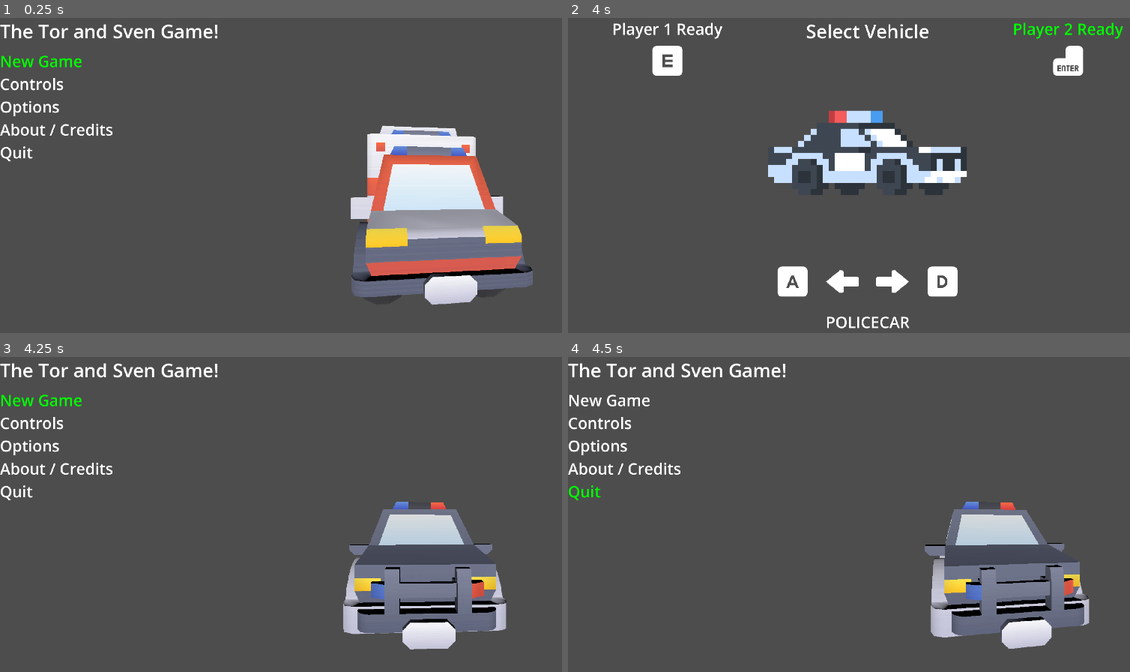
Above: before the commit, frames 1-4 (two rows, left to right).
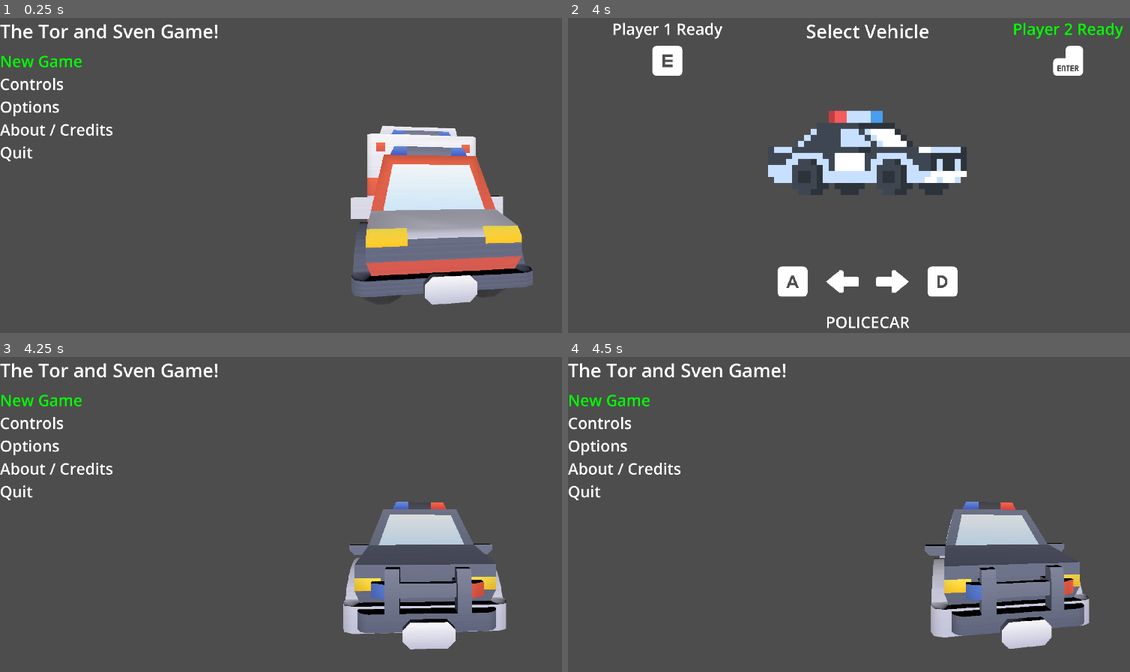
Above: after the commit, the same moments.

Repository: firefly2442/godot-tor-sven-game
Game: Godot game, scene res://scenes/Main.tscn
The game is run twice, just before and just after one commit, with the same random seed, the same clock (stepped at 60 frames per second) and the same inputs. The engine's default icon, where the game draws it, is replaced by a stand-in: a white triangle on a blue panel in a dark square.
Inputs:
- Up to frame 1 (0.25 s): no input
- Up to frame 2 (4 s): tap Enter (action_p2) at 0.5, 0.8, 1.35, 2, 3.5 s; hold D (right_p1) 0.53-1.28 s; hold E (action_p1) 0.53-1.28 s; tap Space at 1.25, 2.75 s; hold S (down_p1) 1.28-2.03 s; tap Down (down_p2) at 1.55 s; hold D (right_p1) 2.03-2.78 s; hold Down (down_p2) 2.03-2.78 s; tap Left (left_p2) at 2.3, 2.85 s; hold W (up_p1) 2.78-3.53 s; tap Right (right_p2) at 3.05, 3.6 s; hold A (left_p1) from 3.53 s (still down); hold Up (up_p2) from 3.53 s (still down)
- Up to frame 3 (4.25 s): keep holding A (left_p1); keep holding Up (up_p2); tap Escape (escape_p1) at 4.15 s
- Up to frame 4 (4.5 s): keep holding A (left_p1); release Up (up_p2) at 4.28 s; tap Up (up_p2) at 4.35 s

Frames 1-3 are identical in both runs. In frame 4, 0.4% of the frame differs, in the area x 0-15%, y 11-46%.

Commit message:
fix: adjust controller joypad controls and test

Diff:
--- a/scenes/MainMenu.tscn
+++ b/scenes/MainMenu.tscn
@@ -61,7 +61,7 @@
 
 [node name="SubViewport" type="SubViewport" parent="MarginContainer/HBoxContainer/SubViewportContainer"]
 handle_input_locally = false
-size = Vector2i(1156, 1080)
+size = Vector2i(2, 2)
 render_target_update_mode = 4
 
 [node name="RotateModel" type="Node3D" parent="MarginContainer/HBoxContainer/SubViewportContainer/SubViewport"]
--- a/scripts/Garage.gd
+++ b/scripts/Garage.gd
@@ -12,7 +12,12 @@
 var player1_ready: bool = false
 var player2_ready: bool = false
 
+var move_cooldown: float = 0.3  # seconds between menu moves
+var time_until_next: float = 0.0
+
 func _ready() -> void:
+	self.time_until_next = 0.5
+
 	if (Utility.player1_selected == "Driver" and Utility.player1_controls == "Controller") or \
 	(Utility.player2_selected == "Driver" and Utility.player2_controls == "Controller"):
 		%LeftTextureRect.texture = load("uid://bejopfhmvqjma")
@@ -29,15 +34,6 @@
 		%Player2ReadyIconTextureRect.texture = load("uid://dt0o42ouafxkq")
 
 func _unhandled_input(_event: InputEvent) -> void:
-	if (Utility.player1_selected == "Driver" and Input.is_action_just_pressed("right_p1") and selected_vehicle_index != available_vehicles.size()-1) or \
-	(Utility.player2_selected == "Driver" and Input.is_action_just_pressed("right_p2") and selected_vehicle_index != available_vehicles.size()-1):
-		selected_vehicle_index = selected_vehicle_index + 1
-		AudioManager.playUISwitch()
-	if (Utility.player2_selected == "Driver" and Input.is_action_just_pressed("left_p2") and selected_vehicle_index != 0) or \
-	(Utility.player1_selected == "Driver" and Input.is_action_just_pressed("left_p1") and selected_vehicle_index != 0):
-		selected_vehicle_index = selected_vehicle_index - 1
-		AudioManager.playUISwitch()
-
 	if Input.is_action_just_pressed("action_p1"):
 		player1_ready = true
 		%Player1ReadyLabel.modulate = Color.GREEN
@@ -58,7 +54,10 @@
 	if Input.is_action_just_pressed("escape_p1") or Input.is_action_just_pressed("escape_p2"):
 		SceneSwitcher.switch_scene("uid://bky45hik6v0r0") # Main Menu
 
-func _process(_delta: float) -> void:
+func _process(delta: float) -> void:
+	if time_until_next > 0.0:
+		time_until_next -= delta
+
 	var vehicle: vehicle_resource = load(available_vehicles[selected_vehicle_index]).duplicate()
 	%VehicleTextureRect.texture = vehicle.texture
 	%VehicleLabel.text = vehicle.vehicle_type.keys()[vehicle.vehicletype]
@@ -67,6 +66,18 @@
 
 	if player1_ready and player2_ready:
 		SceneSwitcher.switch_scene("uid://y2yrudm57l61") # Load into the City
+
+	if time_until_next <= 0.0:
+		if (Utility.player1_selected == "Driver" and Input.is_action_just_pressed("right_p1") and selected_vehicle_index != available_vehicles.size()-1) or \
+		(Utility.player2_selected == "Driver" and Input.is_action_just_pressed("right_p2") and selected_vehicle_index != available_vehicles.size()-1):
+			selected_vehicle_index = selected_vehicle_index + 1
+			AudioManager.playUISwitch()
+			time_until_next = move_cooldown
+		if (Utility.player2_selected == "Driver" and Input.is_action_just_pressed("left_p2") and selected_vehicle_index != 0) or \
+		(Utility.player1_selected == "Driver" and Input.is_action_just_pressed("left_p1") and selected_vehicle_index != 0):
+			selected_vehicle_index = selected_vehicle_index - 1
+			AudioManager.playUISwitch()
+			time_until_next = move_cooldown
 
 	# grey out the left and right vehicle selection icons if we are at the beginning or end
 	if selected_vehicle_index == 0:
--- a/scripts/Main.gd
+++ b/scripts/Main.gd
@@ -52,11 +52,8 @@
 		}
 	}
 
-	for action_name: Array in actions.keys():
+	for action_name: String in actions.keys():
 		var input_action: String = "%s_%s" % [action_name, player_prefix]
-
-		# Clear old mappings to avoid duplicates
-		#InputMap.action_erase_events(input_action)
 
 		var config: Variant = actions[action_name]
 
--- a/scripts/MainMenu.gd
+++ b/scripts/MainMenu.gd
@@ -4,8 +4,11 @@
 @onready var menuitems: Array[Node] = %MenuContainer.get_children()
 var selected_index: int = 0
 var model_list: Array[String] = ["ambulance", "garbage-truck", "police", "tractor", "truck", "firetruck"]
+var move_cooldown: float = 0.3  # seconds between menu moves
+var time_until_next: float = 0.0
 
 func _ready() -> void:
+	self.time_until_next = 0.5
 	if get_tree().root.has_node("City"):
 		get_tree().root.get_node("City").queue_free()  # remove and clear if it exists
 
@@ -22,18 +25,24 @@
 func _process(delta: float) -> void:
 	%GLBModel.rotate_y(deg_to_rad(rotation_speed * delta))
 
-func _unhandled_input(event: InputEvent) -> void:
-	if event.is_action_pressed("down_p1") or event.is_action_pressed("down_p2"):
-		selected_index = (selected_index + 1) % menuitems.size()
-		AudioManager.playUISwitch()
-		update_selection()
-	elif event.is_action_pressed("up_p1") or event.is_action_pressed("up_p2"):
-		selected_index = (selected_index - 1 + menuitems.size()) % menuitems.size()
-		AudioManager.playUISwitch()
-		update_selection()
-	elif event.is_action_pressed("action_p1") or event.is_action_pressed("action_p2"):
-		AudioManager.playUIClick()
-		_on_item_selected(selected_index)
+	if time_until_next > 0.0:
+		time_until_next -= delta
+
+	if time_until_next <= 0.0:
+		if Input.is_action_pressed("down_p1") or Input.is_action_pressed("down_p2"):
+			selected_index = (selected_index + 1) % menuitems.size()
+			AudioManager.playUISwitch()
+			update_selection()
+			time_until_next = move_cooldown
+		elif Input.is_action_pressed("up_p1") or Input.is_action_pressed("up_p2"):
+			selected_index = (selected_index - 1 + menuitems.size()) % menuitems.size()
+			AudioManager.playUISwitch()
+			update_selection()
+			time_until_next = move_cooldown
+		elif Input.is_action_pressed("action_p1") or Input.is_action_pressed("action_p2"):
+			AudioManager.playUIClick()
+			_on_item_selected(selected_index)
+			time_until_next = move_cooldown
 
 func update_selection() -> void:
 	for i in range(menuitems.size()):
--- a/scripts/PauseMenu.gd
+++ b/scripts/PauseMenu.gd
@@ -2,23 +2,33 @@
 
 var selected_index: int = 0
 @onready var menuitems: Array[Node] = %MenuItems.get_children()
+var move_cooldown: float = 0.3  # seconds between menu moves
+var time_until_next: float = 0.0
 
 func _ready() -> void:
+	self.time_until_next = 0.5
 	self.process_mode = Node.ProcessMode.PROCESS_MODE_ALWAYS  # ensure this menu works while paused
 	update_selection()
 
-func _unhandled_input(event: InputEvent) -> void:
-	if event.is_action_pressed("down_p1") or event.is_action_pressed("down_p2"):
-		selected_index = (selected_index + 1) % menuitems.size()
-		AudioManager.playUISwitch()
-		update_selection()
-	elif event.is_action_pressed("up_p1") or event.is_action_pressed("up_p2"):
-		selected_index = (selected_index - 1 + menuitems.size()) % menuitems.size()
-		AudioManager.playUISwitch()
-		update_selection()
-	elif event.is_action_pressed("action_p1") or event.is_action_pressed("action_p2"):
-		AudioManager.playUIClick()
-		_on_item_selected(selected_index)
+func _process(delta: float) -> void:
+	if time_until_next > 0.0:
+		time_until_next -= delta
+
+	if time_until_next <= 0.0:
+		if Input.is_action_pressed("down_p1") or Input.is_action_pressed("down_p2"):
+			selected_index = (selected_index + 1) % menuitems.size()
+			AudioManager.playUISwitch()
+			update_selection()
+			time_until_next = move_cooldown
+		elif Input.is_action_pressed("up_p1") or Input.is_action_pressed("up_p2"):
+			selected_index = (selected_index - 1 + menuitems.size()) % menuitems.size()
+			AudioManager.playUISwitch()
+			update_selection()
+			time_until_next = move_cooldown
+		elif Input.is_action_pressed("action_p1") or Input.is_action_pressed("action_p2"):
+			AudioManager.playUIClick()
+			_on_item_selected(selected_index)
+			time_until_next = move_cooldown
 
 func update_selection() -> void:
 	for i in range(menuitems.size()):
